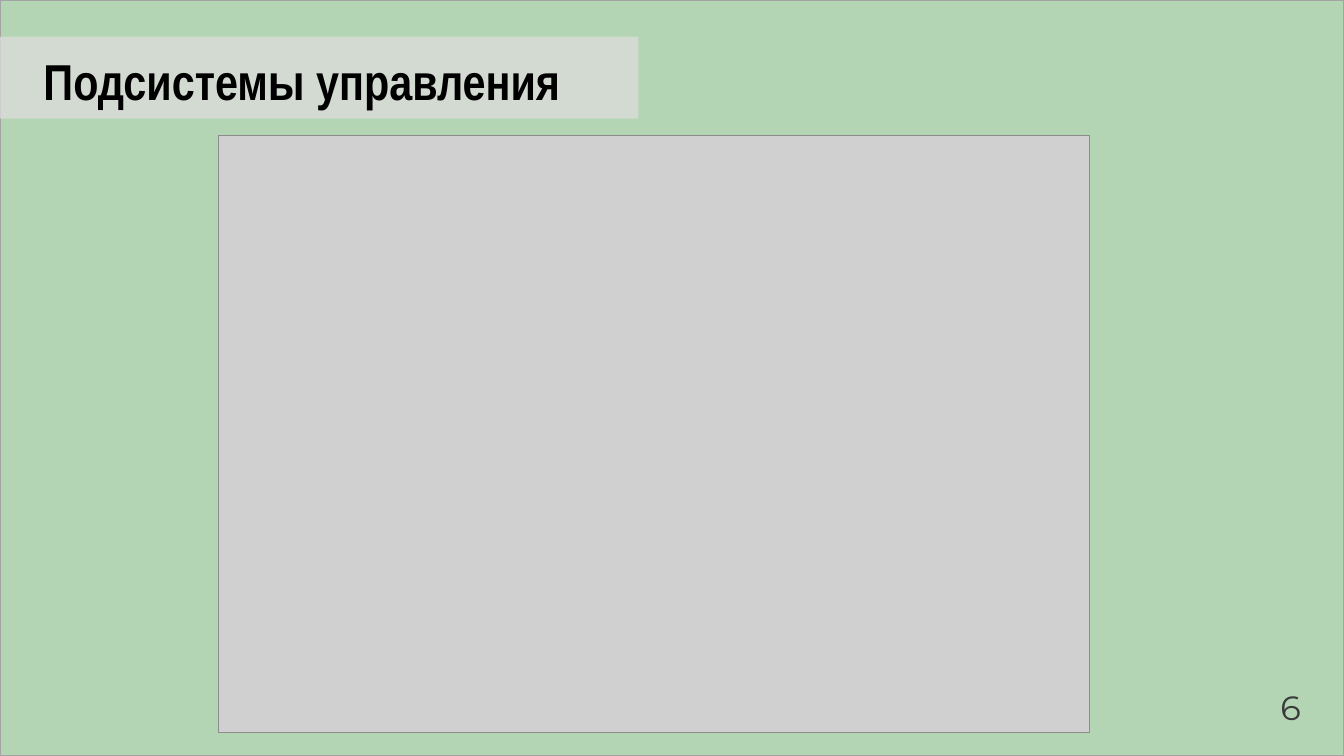
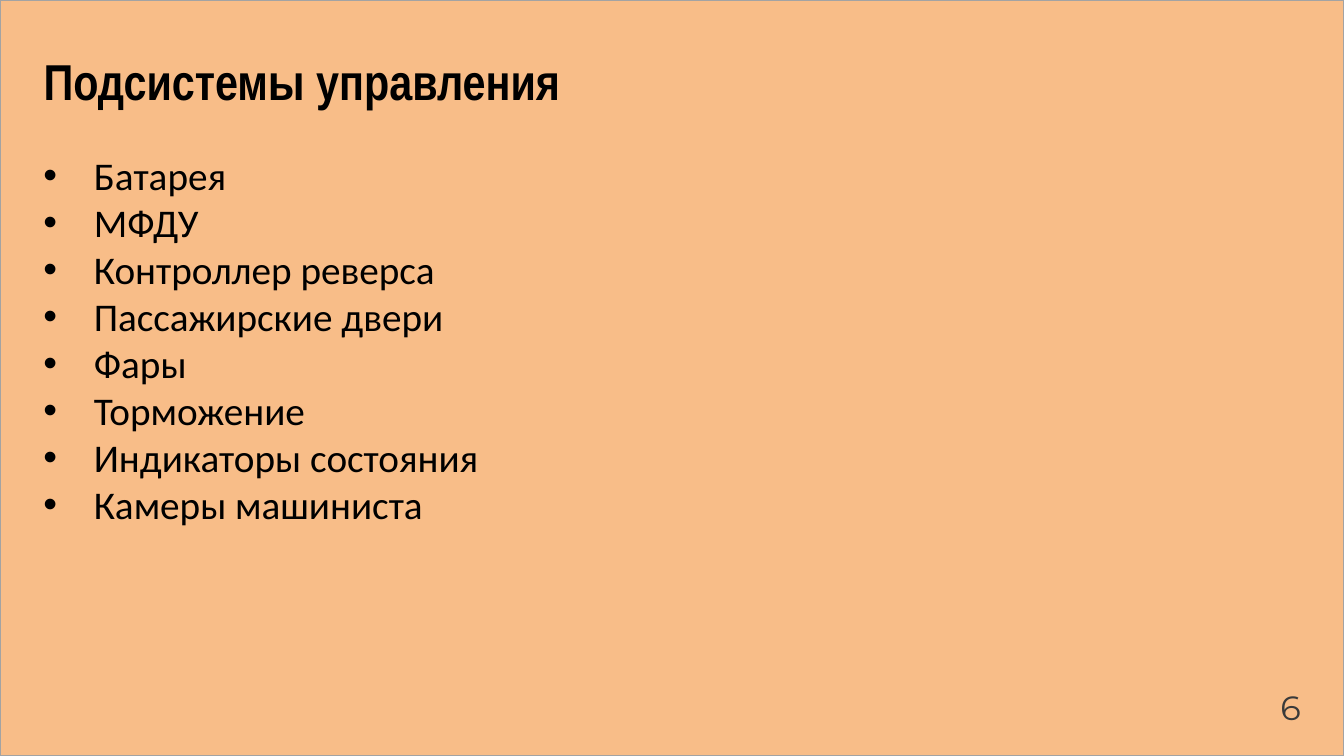
Before and after one commit to Artemor31/Files, a slide deck: slide 10 of Готовые части/NormPreza.pptx. Drawn at 1344x756 pixels with LibreOffice and Linux fonts; fonts in the diff are those of the drawing; grey boxes stand for pictures. Boxes give left, top, right and bottom in pixels: in the first picture for what was removed or moved away, otherwise in the second. Text is boxed around its words. In the diff, an @@ line names an element or a change of style, - is before the commit and + after.

```diff
--- a/Готовые части/NormPreza.pptx
+++ b/Готовые части/NormPreza.pptx
@@ rectangle at (0, 0, 1344, 756): fill #B3D5B4 to #F8BD88 @@
@@ rectangle removed at (0, 36, 638, 118) @@
@@ picture removed at (218, 135, 1089, 733) @@
@@ text added at (94, 165, 478, 526), 28 pt, text #000000 @@
+• Батарея
+• МФДУ
+• Контроллер реверса
+• Пассажирские двери
+• Фары
+• Торможение
+• Индикаторы состояния
+• Камеры машиниста
```
Also in this commit, not shown: 9 other slides changed, 2 slides added, 3 slides removed, 1 other file.
